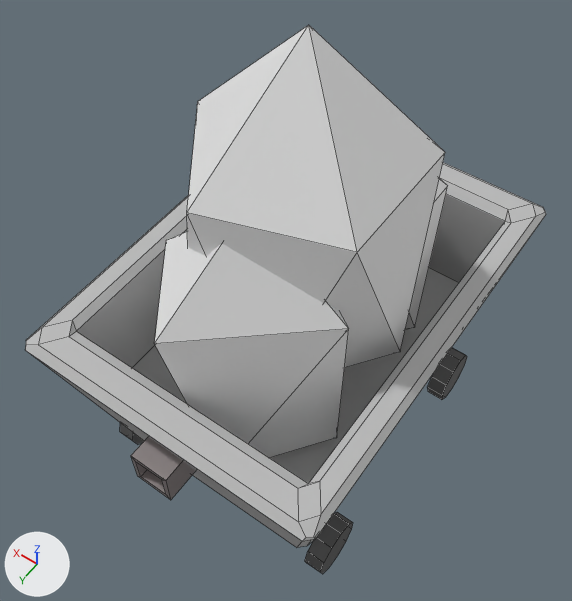
Renders of the FBX model Assets/Prefab/MineCart.fbx from each side of a commit.
One viewpoint serves both versions: a camera (50 mm lens) standing at (-1.38, 2.07, 3.62) and looking at (-0.01, 0.15, 0.61). The lights are fixed; the arrows at lower left show +X, +Y and +Z. Mesh edges are drawn as thin lines. Where no turn or scale is listed for an object, it has been applied to the vertices.

Objects in the first picture: 'Cart', 'Gem1', 'Gem2', 'Gem3', 'Light_02', 'Wheel'.
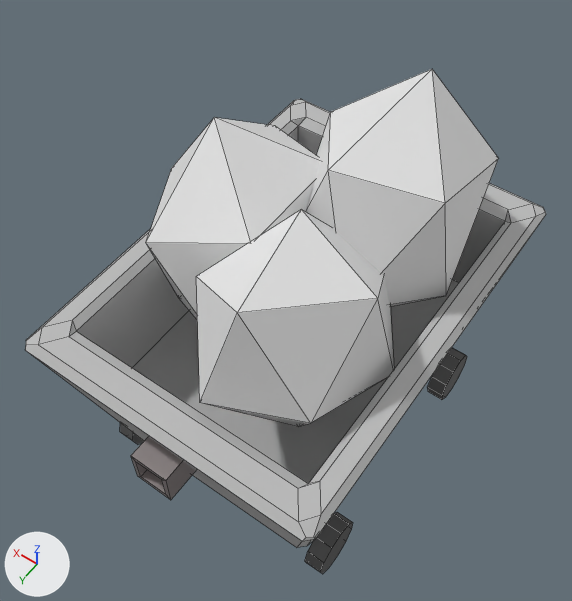
What changed in the scene script:
```text
Add me_icosphere_002_1:
    me_icosphere_002_1.from_pydata([(0.015, 0.199, -0.666), (0.348, -0.203, -0.377), (-0.124, -0.379, -0.44), (-0.415, 0.092, -0.307), (-0.124, 0.558, -0.161), (0.348, 0.376, -0.205), (0.124, -0.558, 0.161), (-0.348, -0.376, 0.205), (-0.348, 0.203, 0.377), (0.124, 0.379, 0.44), (0.415, -0.092, 0.307), (-0.015, -0.199, 0.666)], [], [(0, 1, 2), (1, 0, 5), (0, 2, 3), (0, 3, 4), (0, 4, 5), (1, 5, 10), (2, 1, 6), (3, 2, 7), (4, 3, 8), (5, 4, 9), (1, 10, 6), (2, 6, 7), (3, 7, 8), (4, 8, 9), (5, 9, 10), (6, 10, 11), (7, 6, 11), (8, 7, 11), (9, 8, 11), (10, 9, 11)])
Change ob_gem3:
    ob_gem3.location: (0.0, -0.405, 0.528) -> (-0.2, 0.311, 0.72)
    ob_gem3.rotation_euler: (0.0, 0.0, 0.0) -> (-0.639, -0.0177, 0.0131)  # degrees (0, 0, 0) -> degrees (-37, -1, 0.8)
    ob_gem3.scale: (0.527, 0.527, 0.88) -> (0.466, 0.54, 0.731)
Remove ob_gem2:
    ob_gem2 = bpy.data.objects.new('Gem2', me_icosphere_002)
    ob_gem2.location = (0.0, 0.395, 0.528)
Change ob_gem1:
    ob_gem1.location: (0.0, 0.0, 0.948) -> (0.313, 0.007, 0.737)
    ob_gem1.rotation_euler: (0.0, 0.0, 0.0) -> (0.0, 0.246, 0.0)  # degrees (0, 0, 0) -> degrees (0, 14, 0)
    ob_gem1.scale: (0.641, 0.641, 1.07) -> (0.466, 0.576, 0.674)
Add ob_gem03:
    ob_gem03 = bpy.data.objects.new('Gem03', me_icosphere_002_1)
    ob_gem03.location = (-0.201, -0.436, 0.888)
```

What differs and where, as boxes (x1, y1, x2, y2) in the pictures (572 x 601 px):
'Gem1', moved, turned, rescaled
    before: (187, 25, 445, 368)
    after: (146, 117, 320, 320)
'Gem3', moved, turned, rescaled
    before: (405, 179, 448, 330)
    after: (196, 210, 394, 427)
'Gem2', deleted
    before: (154, 232, 349, 458)
'Gem03', added
    after: (307, 69, 498, 306)
